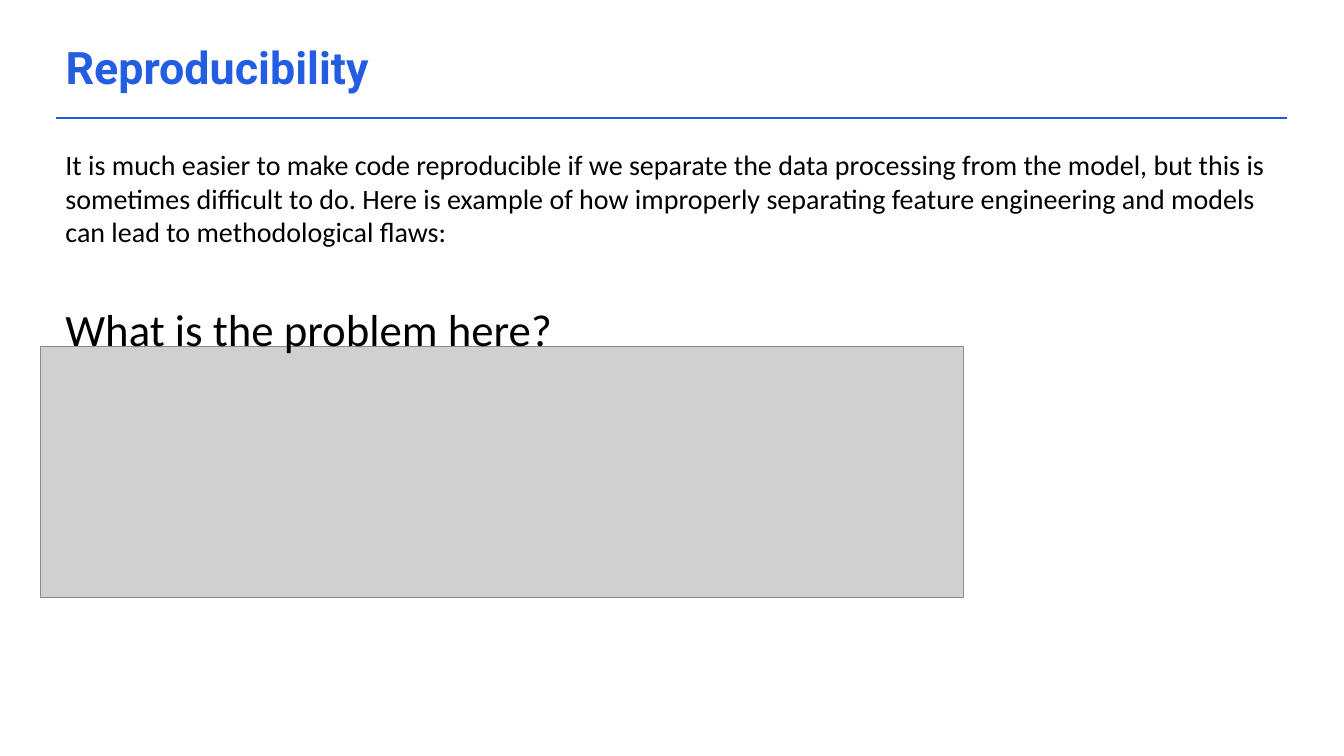
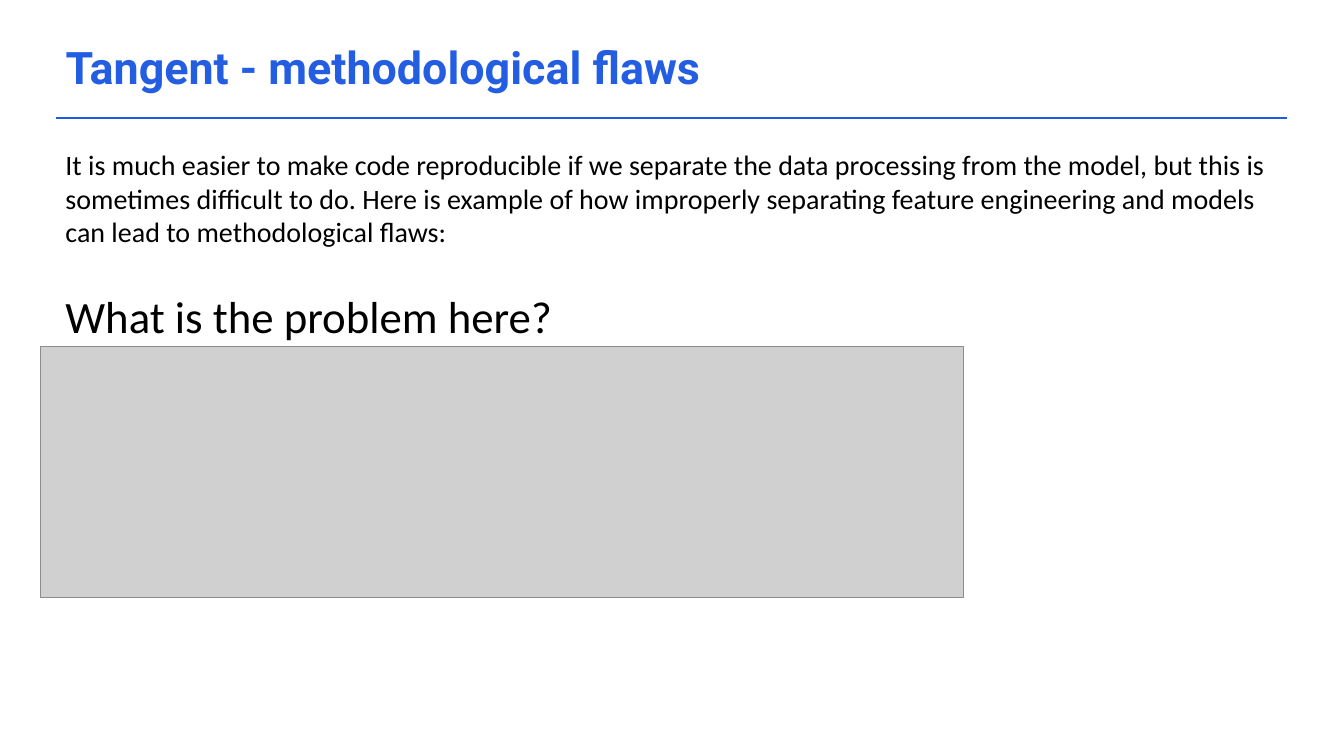
Before and after one commit to acceleratescience/data-school-Autumn23, a slide deck: slide 6 of Lecture notes/3_Transformations.pptx. Drawn at 1344x756 pixels with LibreOffice and Linux fonts; fonts in the diff are those of the drawing; grey boxes stand for pictures; background and template pictures are left out. Boxes give left, top, right and bottom in pixels: in the first picture for what was removed or moved away, otherwise in the second. Text is boxed around its words. In the diff, an @@ line names an element or a change of style, - is before the commit and + after.

```diff
--- a/Lecture notes/3_Transformations.pptx
+++ b/Lecture notes/3_Transformations.pptx
@@ text at [66,50,700,94]: text changed @@
-Reproducibility
+Tangent - methodological flaws
@@ text "It is much easier to ..." rewrapped from [65,155,1264,358] to [65,155,1264,341] @@
```
Also in this commit, not shown: 4 other slides changed, 2 slides added, 1 slide removed, 3 other files.
